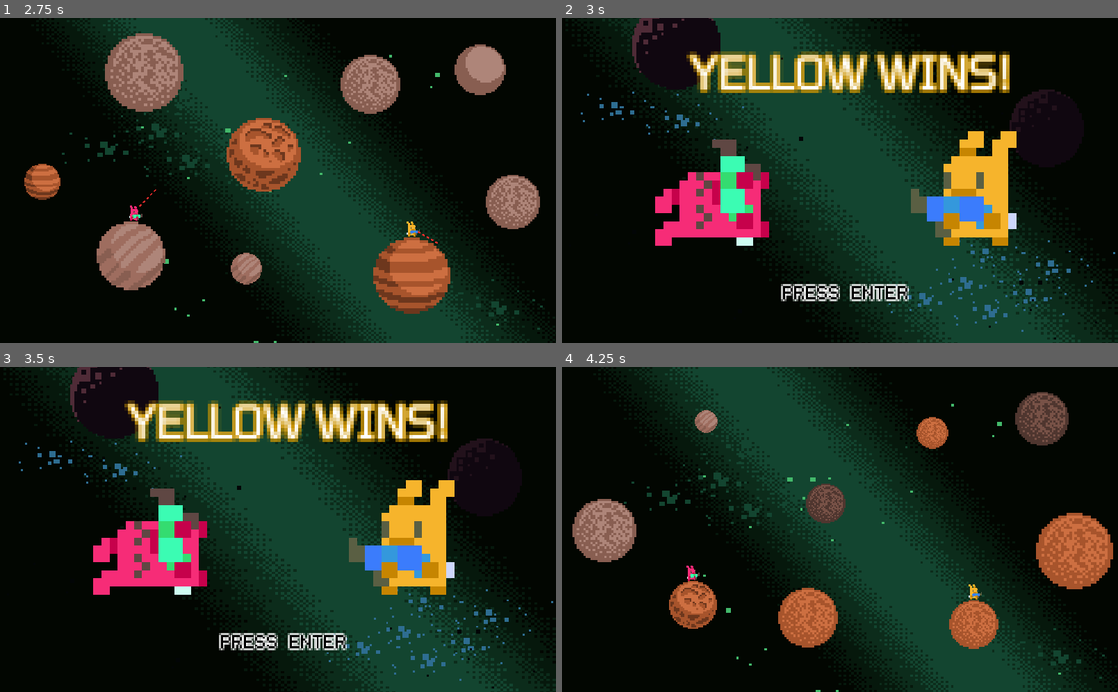
Above: before the commit, frames 1-4 (two rows, left to right).
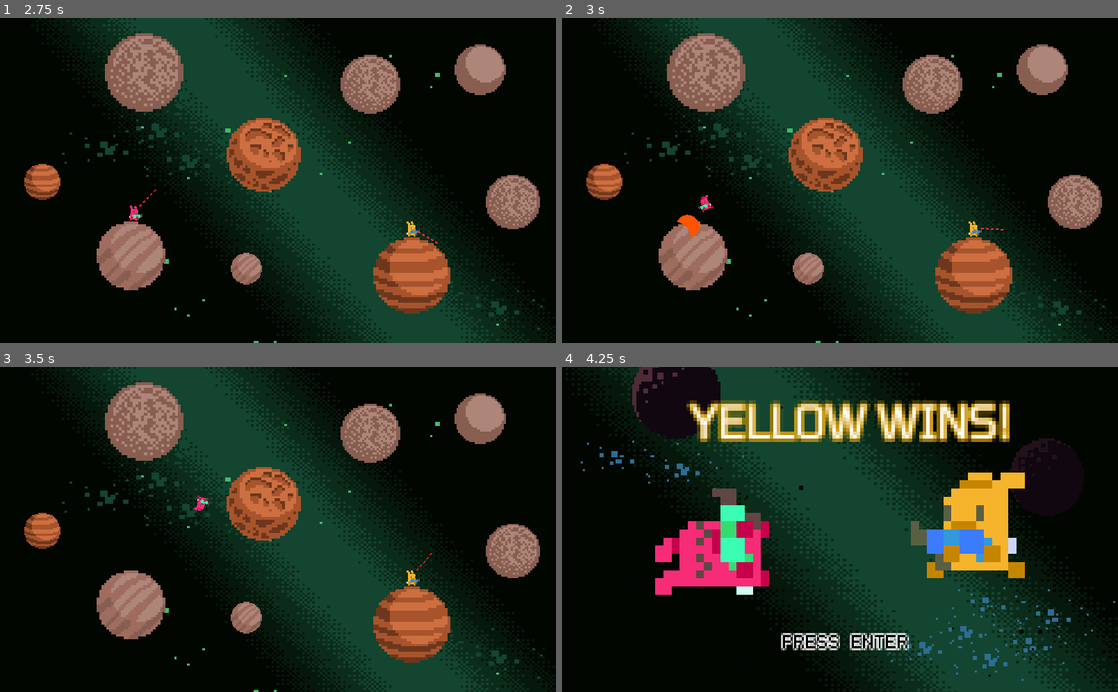
Above: after the commit, the same moments.

Repository: RichoM/Purple-vs-Yellow
Game: Godot game, scene res://menu.tscn
Two runs of this game, one before a commit and one after it. Both use one fixed random seed, a clock stepped at 60 frames per second and the inputs below.
Inputs (mouse positions are in pixels of both pictures, inside the frame that each line leads up to):
- Up to frame 1 (2.75 s): click "PRESS ENTER" at 0.5 s; tap Enter at 1.25 s; move the mouse to (400, 164) at 1.27 s; hold D (p0_right) from 1.28 s (still down); tap S (p0_action) at 1.35 s; tap W (p0_up) at 1.52, 2.27 s; move the mouse to (166, 196) at 2.02 s; tap Down (p1_action) at 2.1 s
- Up to frame 2 (3 s): move the mouse to (895, 109) at 2.77 s; release D (p0_right) at 2.78 s; hold A (p0_left) from 2.78 s (still down); tap S (p0_action) at 2.85 s
- Up to frame 3 (3.5 s): keep holding A (p0_left)
- Up to frame 4 (4.25 s): release A (p0_left) at 3.5 s; click (845, 643) at 3.5 s, where only the run before the commit has a clickable "PRESS ENTER"

Frame 1 is identical in both runs. In frame 2, 33% of the frame differs, in the area x 3-100%, y 0-100%; in frame 3, 33%; in frame 4, 32%.

Commit message:
Added a "die" animation to the player

Diff:
--- a/Player.gd
+++ b/Player.gd
@@ -1,4 +1,5 @@
 extends KinematicBody2D
+class_name Player
 
 onready var sprite = $sprite
 onready var planet_range = $range
@@ -10,19 +11,29 @@
 
 var up = Vector2.UP
 var vel = Vector2.DOWN * 300
-var grounded = false
 var max_speed = 200
 
+var grounded = false
 var aiming = false
+var switching_planets = false
+var dead = false
 
-var switching_planets = false
+func die():
+	dead = true
+	vel = Vector2(300 if sprite.flip_h else -300, -300)
+	yield(get_tree().create_timer(1), "timeout")
+	get_parent().remove_child(self)
 
 func _process(delta):
-	find_planet()
-	update_up()
-	apply_gravity(delta)
-	apply_input(delta)
-	update_sprite()
+	if dead:
+		rotate(-5 * delta)
+	else:
+		find_planet()
+		update_up()
+		apply_gravity(delta)
+		apply_input(delta)
+		update_sprite()
+		update_rotation()
 	update_gui()
 
 func find_planet():
@@ -42,7 +53,7 @@
 		vel.y += 1500 * delta
 
 func apply_input(delta):
-	if switching_planets: return
+	if switching_planets or dead: return
 	if aiming:
 		if Input.is_action_pressed(player + "_right"):
 			face_right()
@@ -95,7 +106,6 @@
 		up = dir.normalized()
 
 func update_sprite():
-	rotation = up.angle() + PI/2
 	if grounded:
 		if abs(vel.x) > 100:
 			sprite.play("walk")
@@ -103,6 +113,9 @@
 			sprite.play("idle")
 	else:
 		sprite.play("jump")
+
+func update_rotation():
+	rotation = up.angle() + PI/2
 
 func _physics_process(delta):
 	var global_vel = vel.rotated(up.angle() + PI/2)
--- a/Projectile.gd
+++ b/Projectile.gd
@@ -35,7 +35,7 @@
 
 func explode():
 	for body in explosion_range.get_overlapping_bodies():
-		body.get_parent().remove_child(body)
+		body.die()
 	show_damage()
 	get_parent().remove_child(self)
 
--- a/project.godot
+++ b/project.godot
@@ -9,6 +9,11 @@
 config_version=4
 
 _global_script_classes=[ {
+"base": "KinematicBody2D",
+"class": "Player",
+"language": "GDScript",
+"path": "res://player.gd"
+}, {
 "base": "Node2D",
 "class": "Projectile",
 "language": "GDScript",
@@ -20,6 +25,7 @@
 "path": "res://rocket_launcher.gd"
 } ]
 _global_script_class_icons={
+"Player": "",
 "Projectile": "",
 "RocketLauncher": ""
 }
